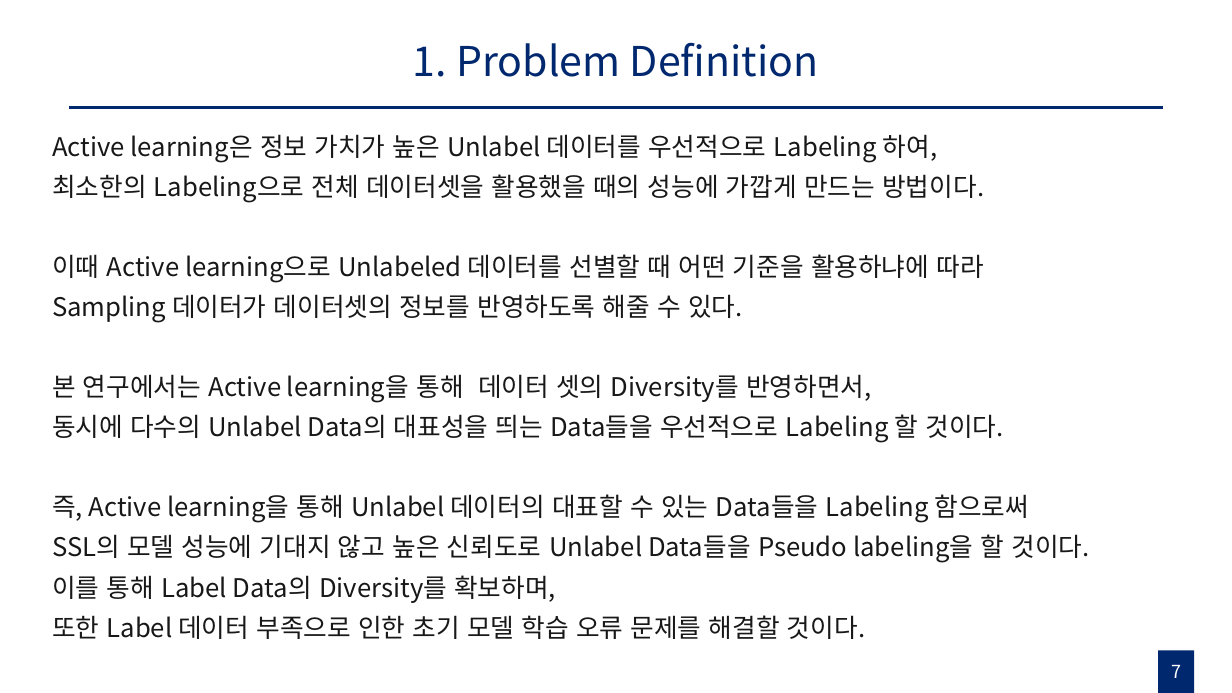
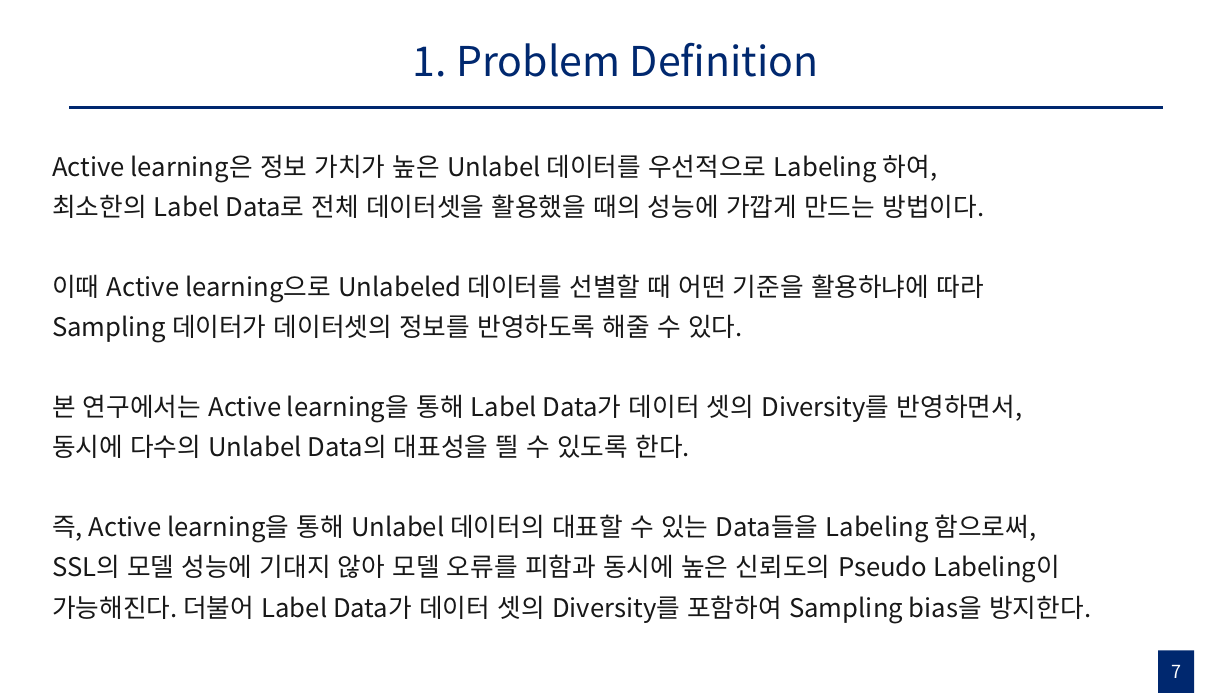
Before and after one commit to gusrn0505/TIL, a slide deck: slide 7 of Pseudo labeling with Coreset 초안.pptx. Drawn at 1232x693 pixels with LibreOffice and Linux fonts; fonts in the diff are those of the drawing. Boxes give left, top, right and bottom in pixels: in the first picture for what was removed or moved away, otherwise in the second. Text is boxed around its words. In the diff, an @@ line names an element or a change of style, - is before the commit and + after.

```diff
--- a/Pseudo labeling with Coreset 초안.pptx
+++ b/Pseudo labeling with Coreset 초안.pptx
@@ text "Active learning은 정보 가치가 높은 ...": place and size @@
-text "Active learning은 정보 가치가 높은 ..." at (52, 134, 1089, 639)
+text "Active learning은 정보 가치가 높은 ..." at (52, 154, 1091, 623)
@@ text at (52, 194, 984, 218): text changed @@
-최소한의 Labeling으로 전체 데이터셋을 활용했을 때의 성능에 가깝게 만드는 방법이다.
+최소한의 Label Data로 전체 데이터셋을 활용했을 때의 성능에 가깝게 만드는 방법이다.
@@ text at (52, 394, 1091, 623): text changed @@
-본 연구에서는 Active learning을 통해 데이터 셋의 Diversity를 반영하면서,
-동시에 다수의 Unlabel Data의 대표성을 띄는 Data들을 우선적으로 Labeling 할 것이다.
-즉, Active learning을 통해 Unlabel 데이터의 대표할 수 있는 Data들을 Labeling 함으로써
-SSL의 모델 성능에 기대지 않고 높은 신뢰도로 Unlabel Data들을 Pseudo labeling을 할 것이다.
-이를 통해 Label Data의 Diversity를 확보하며,
-또한 Label 데이터 부족으로 인한 초기 모델 학습 오류 문제를 해결할 것이다.
+본 연구에서는 Active learning을 통해 Label Data가 데이터 셋의 Diversity를 반영하면서,
+동시에 다수의 Unlabel Data의 대표성을 띌 수 있도록 한다.
+즉, Active learning을 통해 Unlabel 데이터의 대표할 수 있는 Data들을 Labeling 함으로써,
+SSL의 모델 성능에 기대지 않아 모델 오류를 피함과 동시에 높은 신뢰도의 Pseudo Labeling이 가능해진다. 더불어 Label Data가 데이터 셋의 Diversity를 포함하여 Sampling bias을 방지한다.
```
Also in this commit, not shown: 17 other slides changed, 3 slides added, 1 slide removed, 5 other files.
